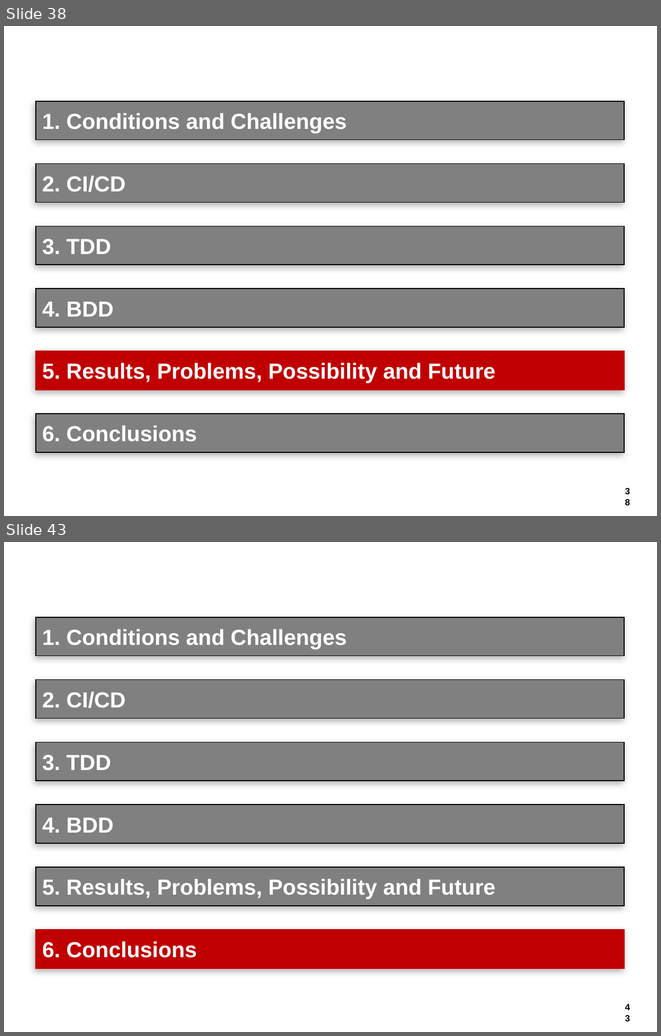
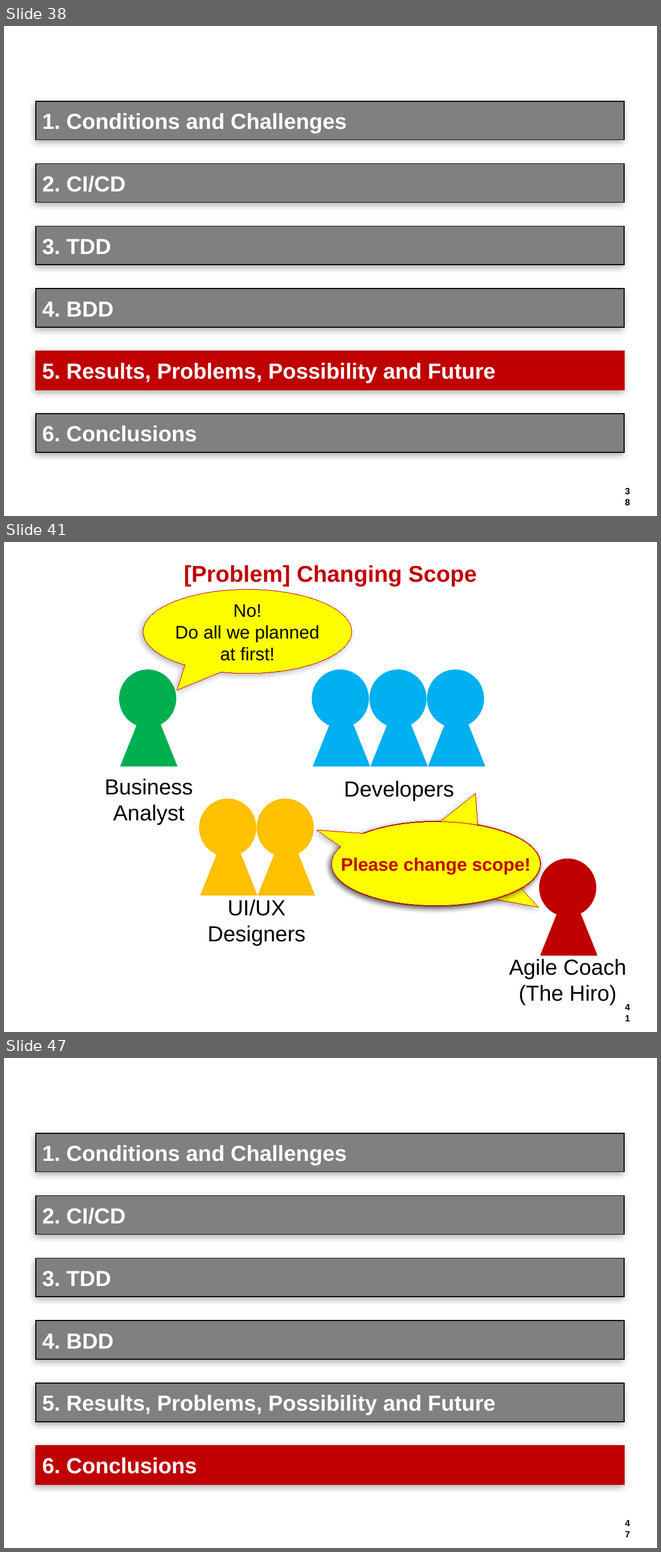
Before and after one commit to hageyahhoo/agile2014, a slide deck: presentations/TechnologyDrivenDevelopment.pptx. Shown one above the other, each under a label of ours: slides 38 and 43 before the commit, slides 38, 41 and 47 after it; the slides between them are not shown. The pictures are 661x1036 and 661x1552 pixels, drawn with LibreOffice and Linux fonts; fonts in the diff are those of the drawing; background and template pictures are left out. Boxes give left, top, right and bottom in pixels: in the first picture for what was removed or moved away, otherwise in the second. Text is boxed around its words. In the diff, an @@ line names an element or a change of style, - is before the commit and + after.

Commit message:
Done : Problems-Conclusions

```diff
--- a/presentations/TechnologyDrivenDevelopment.pptx
+++ b/presentations/TechnologyDrivenDevelopment.pptx
@@ slide 41 added at [4, 542, 657, 1032], background #FFFFFF; not listed: 1 template element that a slide beside it also shows @@
@@ title added at [184, 565, 477, 586], 25.2 pt, text #C00000, bold @@
+[Problem] Changing Scope
@@ speech bubble added at [143, 590, 351, 673], fill #FFFF00, outline #BF0000 0.75 pt, 20 pt, text #000000 @@
+No!
+Do all we planned
+at first!
@@ ellipse added at [120, 670, 176, 728], fill #00B050, outline #00B050 0.75 pt @@
@@ group added at [312, 670, 485, 801]: 3 triangles, 3 ellipses, 1 text @@
+Developers
@@ triangle added at [120, 696, 176, 766], fill #00B050, outline #00B050 0.75 pt @@
@@ text added at [105, 778, 193, 824], 24 pt, text #000000 @@
+Business
+Analyst
@@ group added at [199, 799, 314, 946]: 2 triangles, 2 ellipses, 1 text @@
+UI/UX
+Designers
@@ speech bubble added at [332, 821, 540, 905], fill #FFFF00, outline #BF0000 0.75 pt, 20 pt, text #000000 @@
+Please change scope!
@@ speech bubble added at [332, 822, 540, 906], fill #FFFF00, outline #BF0000 0.75 pt, 20 pt, text #000000 @@
+Please change scope!
@@ speech bubble added at [332, 821, 540, 905], fill #FFFF00, outline #BF0000 0.75 pt, 20 pt, text #C00000, bold @@
+Please change scope!
@@ ellipse added at [539, 859, 595, 916], fill #BF0000, outline #BF0000 0.75 pt @@
@@ triangle added at [541, 885, 597, 955], fill #BF0000, outline #BF0000 0.75 pt @@
@@ text added at [509, 959, 626, 1005], 24 pt, text #000000 @@
+Agile Coach
+(The Hiro)
@@ what was slide 43 is now slide 47 @@
```
Also in this commit, not shown: 5 slides changed, 9 other slides added, 5 slides removed.
